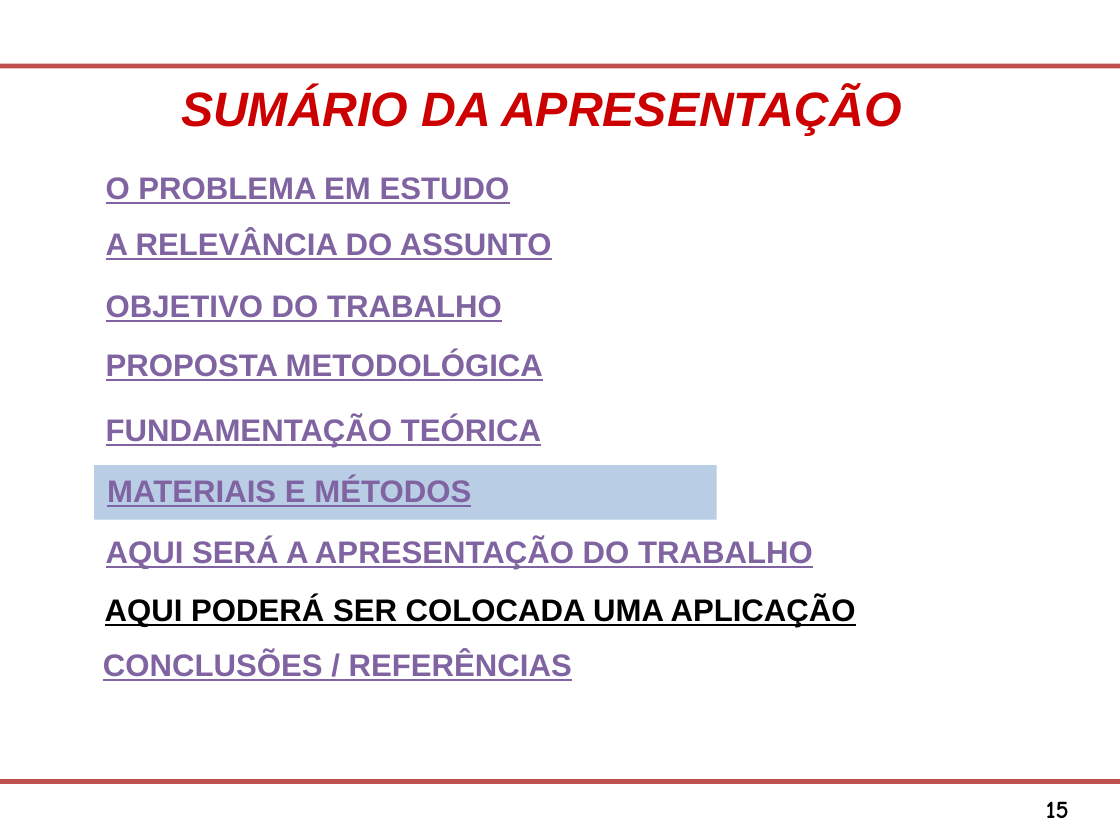
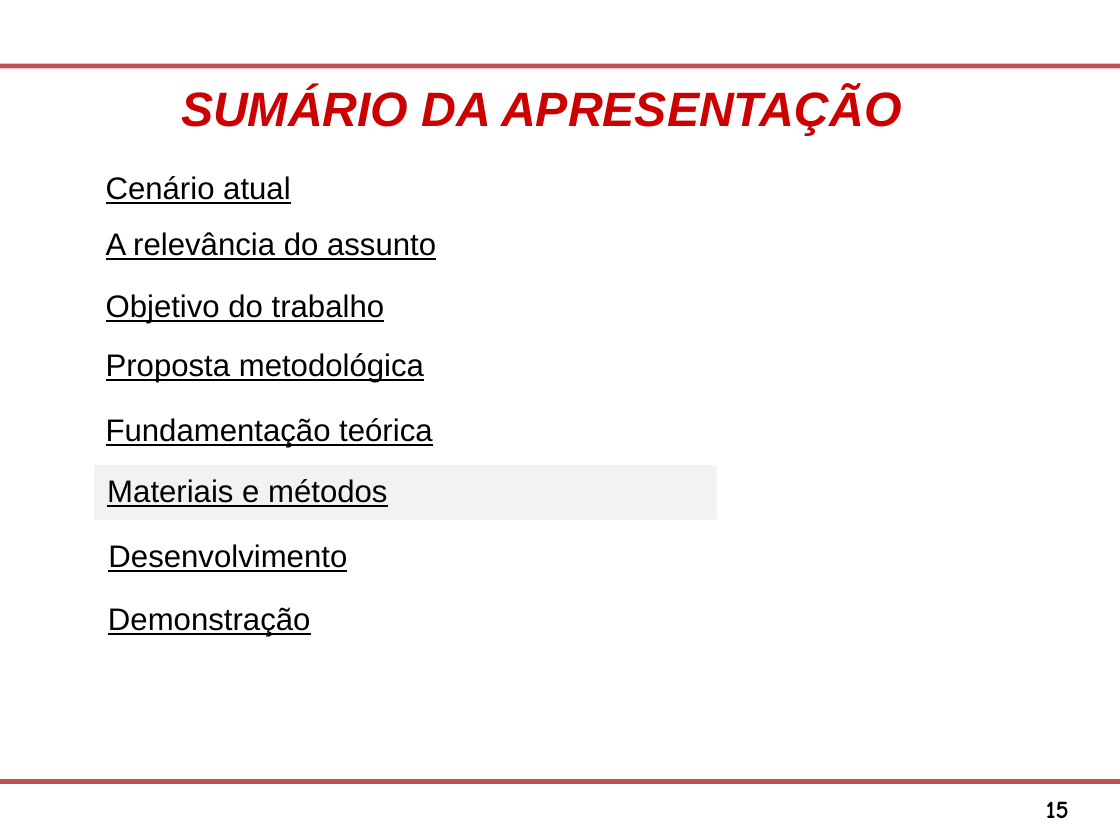
Before and after one commit to Osmar1503/TG, a slide deck: slide 15 of Modelo Apresentacao FATEC SJC.ppt. Drawn at 1120x840 pixels with LibreOffice and Linux fonts; fonts in the diff are those of the drawing; background and template pictures are left out. Boxes give left, top, right and bottom in pixels: in the first picture for what was removed or moved away, otherwise in the second. Text is boxed around its words. In the diff, an @@ line names an element or a change of style, - is before the commit and + after.

Commit message:
Commit da atualizacao da apresentacao

```diff
--- a/Modelo Apresentacao FATEC SJC.ppt
+++ b/Modelo Apresentacao FATEC SJC.ppt
@@ text at box(106, 176, 290, 204): text changed; text colour #8064A2 to #000000; bold off @@
-O PROBLEMA EM ESTUDO
+Cenário atual
@@ text at box(106, 232, 436, 260): text changed; text colour #8064A2 to #000000; bold off @@
-A RELEVÂNCIA DO ASSUNTO
+A relevância do assunto
@@ text at box(106, 294, 385, 323): text changed; text colour #8064A2 to #000000; bold off @@
-OBJETIVO DO TRABALHO
+Objetivo do trabalho
@@ text at box(106, 353, 424, 382): text changed; text colour #8064A2 to #000000; bold off @@
-PROPOSTA METODOLÓGICA
+Proposta metodológica
@@ text at box(106, 418, 432, 447): text changed; text colour #8064A2 to #000000; bold off @@
-FUNDAMENTAÇÃO TEÓRICA
+Fundamentação teórica
@@ rectangle "Materiais e métodos" at box(94, 465, 717, 520): fill #B9CDE5 to #F2F2F2 @@
@@ text in rectangle at box(107, 479, 387, 507): text changed; text colour #8064A2 to #000000; bold off @@
-MATERIAIS E MÉTODOS
+Materiais e métodos
@@ text removed at box(106, 539, 813, 570) @@
-AQUI SERÁ A APRESENTAÇÃO DO TRABALHO
@@ text added at box(108, 544, 347, 572), 20 pt, text #000000, underline @@
+Desenvolvimento
@@ text removed at box(105, 597, 856, 628) @@
-AQUI PODERÁ SER COLOCADA UMA APLICAÇÃO
@@ text added at box(108, 607, 310, 636), 20 pt, text #000000, underline @@
+Demonstração
@@ text removed at box(103, 651, 572, 681) @@
-CONCLUSÕES / REFERÊNCIAS
```
Also in this commit, not shown: 17 other slides changed, 2 slides added, 7 slides removed, 1 other file.
